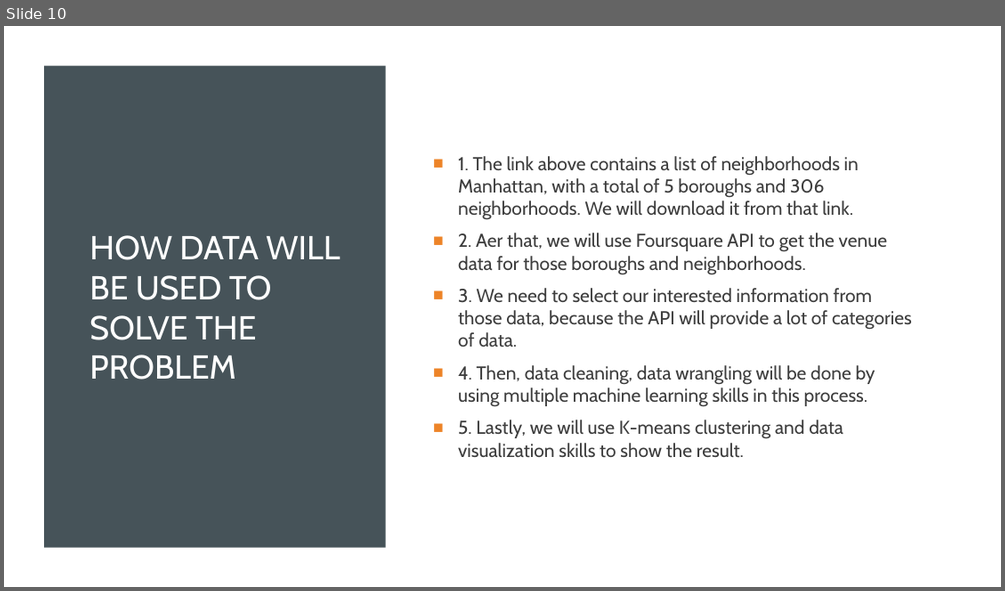
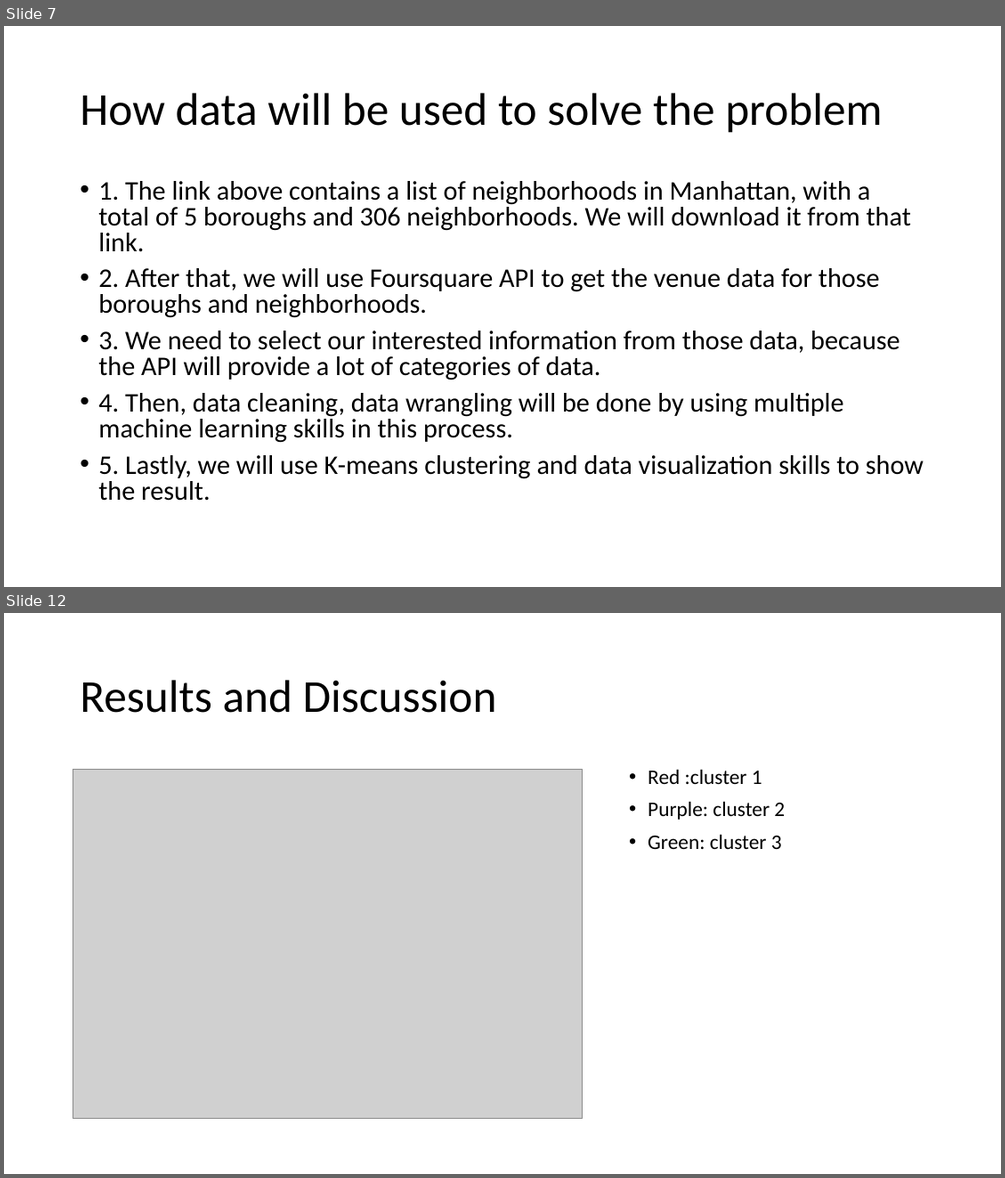
Before and after one commit to Hughli3/Coursera_Capstone, a slide deck: Week4 & 5/Final ppt.pptx. Shown one above the other, each under a label of ours: slide 10 before the commit, slides 7 and 12 after it; the slides between them are not shown. The pictures are 1005x591 and 1005x1178 pixels, drawn with LibreOffice and Linux fonts; fonts in the diff are those of the drawing; grey boxes stand for pictures. Boxes give left, top, right and bottom in pixels: in the first picture for what was removed or moved away, otherwise in the second. Text is boxed around its words. In the diff, an @@ line names an element or a change of style, - is before the commit and + after.

```diff
--- a/Week4 & 5/Final ppt.pptx
+++ b/Week4 & 5/Final ppt.pptx
@@ slide 12 added at bbox=[4, 613, 1001, 1174], background #FFFFFF @@
@@ title added at bbox=[80, 680, 497, 713], 44 pt, text #000000 @@
+Results and Discussion
@@ picture added at bbox=[73, 769, 582, 1118] @@
@@ text added at bbox=[647, 769, 785, 849], 20 pt, text #000000 @@
+• Red :cluster 1
+• Purple: cluster 2
+• Green: cluster 3
@@ what was slide 10 is now slide 7 @@
@@ slide 7 changed as well @@
@@ rectangle removed at bbox=[4, 26, 1001, 587] @@
@@ rectangle removed at bbox=[44, 66, 386, 548] @@
@@ title at bbox=[80, 93, 882, 133]: text changed; size 32 to 44 pt; font Cabin to Calibri; text colour #FFFFFF to #000000 @@
-HOW DATA WILL BE USED TO SOLVE THE PROBLEM
+How data will be used to solve the problem
@@ text "1. The link above contains ...": place and size @@
-text "1. The link above contains ..." at bbox=[458, 156, 912, 457]
+text "1. The link above contains ..." at bbox=[98, 181, 923, 500]
@@ text "1. The link above contains ..." at bbox=[98, 181, 923, 500]: vertical alignment middle to top @@
@@ text at bbox=[98, 181, 923, 500]: size 18 to 25.9 pt, font Cabin to Calibri, text colour #3D3D3D to #000000 in "1. The link above contains a list ...", "3. We need to select our interested ...", "4. Then, data cleaning, data wrangling will ...", "5. Lastly, we will use K-means clustering ..."; bullet ■ to •; line spacing 1 to 0.8 @@
@@ text at bbox=[98, 268, 880, 318]: text changed; size 18 to 25.9 pt; font Cabin to Calibri; text colour #3D3D3D to #000000 @@
-■ 2. Aer that, we will use Foursquare API to get the venue data for those boroughs and neighborhoods.
+• 2. After that, we will use Foursquare API to get the venue data for those boroughs and neighborhoods.
```
Also in this commit, not shown: 8 other slides changed, 3 other slides added, 5 slides removed, 1 other file.
